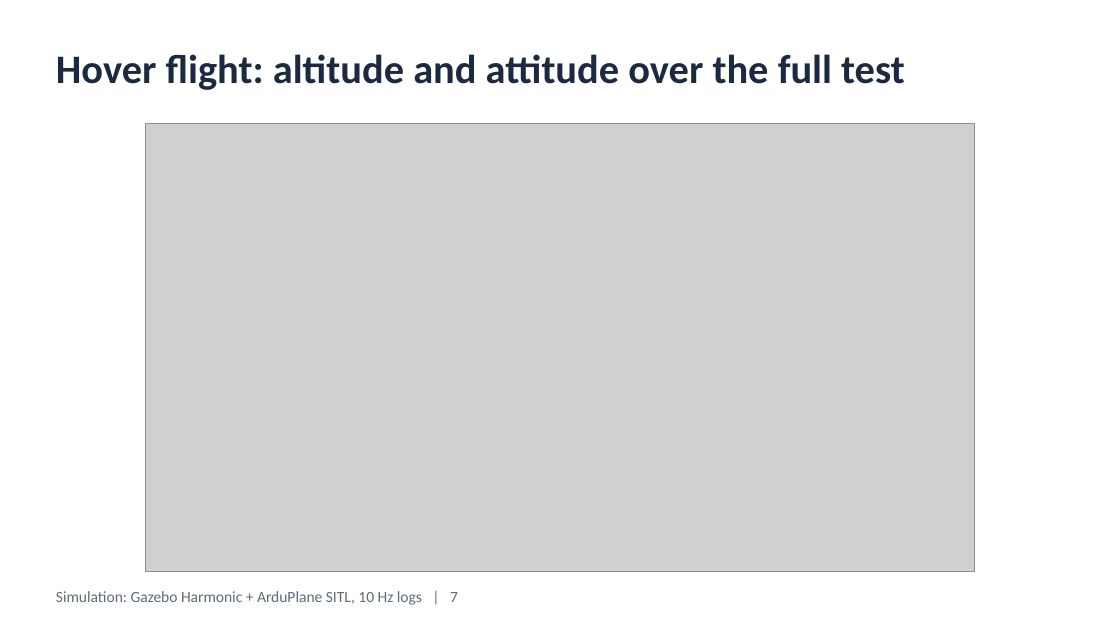
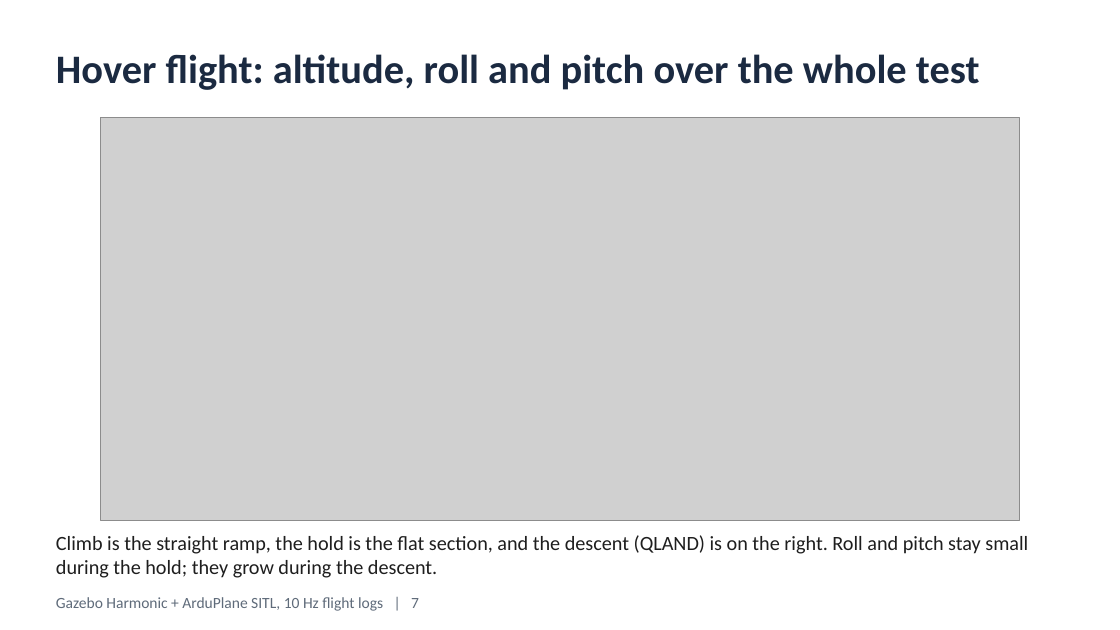
Before and after one commit to nimit0506/StallionAutomation, a slide deck: slide 8 of docs/Stallion_V2_Pod_vs_NoPod_Flight_Dynamics.pptx (slide 7 before the commit). Drawn at 1120x630 pixels with LibreOffice and Linux fonts; fonts in the diff are those of the drawing; grey boxes stand for pictures. Boxes give left, top, right and bottom in pixels: in the first picture for what was removed or moved away, otherwise in the second. Text is boxed around its words. In the diff, an @@ line names an element or a change of style, - is before the commit and + after.

```diff
--- a/docs/Stallion_V2_Pod_vs_NoPod_Flight_Dynamics.pptx
+++ b/docs/Stallion_V2_Pod_vs_NoPod_Flight_Dynamics.pptx
@@ text at [56,54,980,90]: text changed @@
-Hover flight: altitude and attitude over the full test
+Hover flight: altitude, roll and pitch over the whole test
@@ picture: place and size @@
-picture at [146,123,974,571]
+picture at [101,118,1019,521]
@@ text added at [56,535,1028,578], 13 pt, text #1E1E1E @@
+Climb is the straight ramp, the hold is the flat section, and the descent (QLAND) is on the right. Roll and pitch stay small during the hold; they grow during the descent.
@@ text at [56,597,419,611]: text changed @@
-Simulation: Gazebo Harmonic + ArduPlane SITL, 10 Hz logs | 7
+Gazebo Harmonic + ArduPlane SITL, 10 Hz flight logs | 7
```
Also in this commit, not shown: 11 other slides changed, 3 slides added, 2 slides removed, 1 other file.
